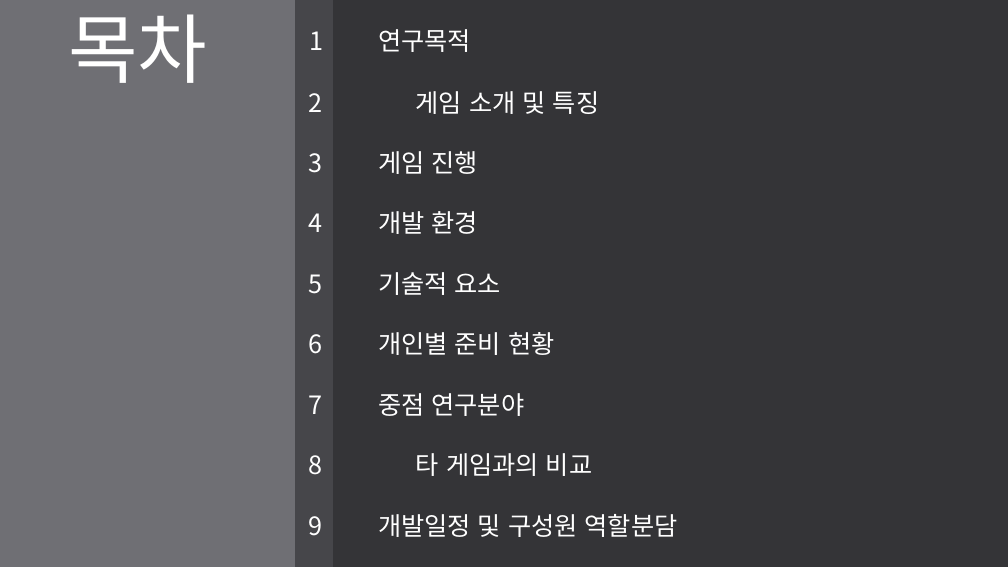
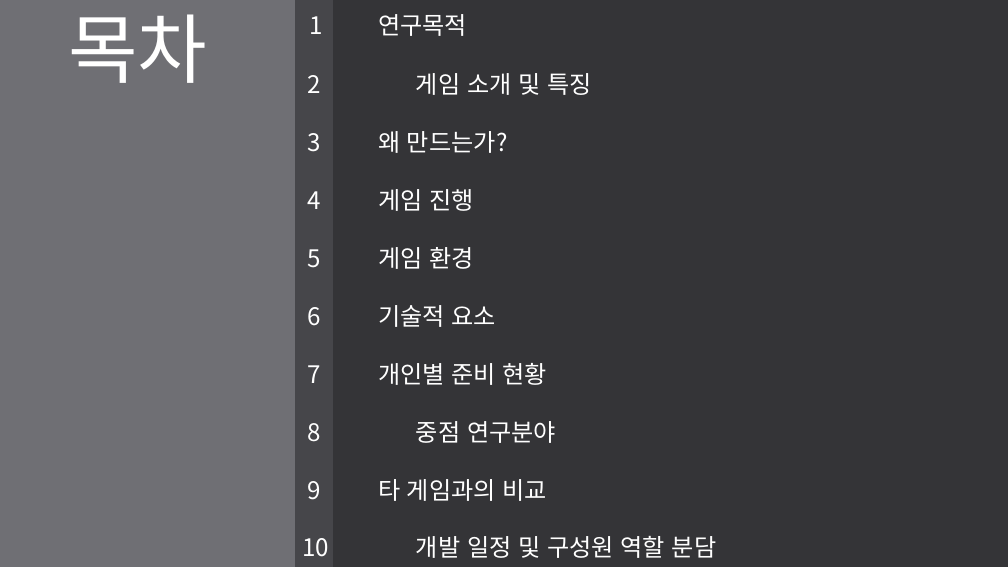
Before and after one commit to LEGO0937/Our_Project, a slide deck: slide 2 of 기획단계/졸작 제안서_α.pptx. Drawn at 1008x567 pixels with LibreOffice and Linux fonts; fonts in the diff are those of the drawing. Boxes give left, top, right and bottom in pixels: in the first picture for what was removed or moved away, otherwise in the second. Text is boxed around its words. In the diff, an @@ line names an element or a change of style, - is before the commit and + after.

```diff
--- a/기획단계/졸작 제안서_α.pptx
+++ b/기획단계/졸작 제안서_α.pptx
@@ text "1 연구목적": place and size @@
-text "1 연구목적" at box(308, 29, 678, 537)
+text "1 연구목적" at box(302, 14, 716, 558)
@@ text at box(309, 14, 591, 95): size 24 to 23 pt in "1 연구목적", "2 게임 소개 및 특징" @@
@@ text at box(302, 131, 716, 558): text changed; size 24 to 23 pt @@
-3 게임 진행
-4 개발 환경
-5 기술적 요소
-6 개인별 준비 현황
-7 중점 연구분야
-8 타 게임과의 비교
-9 개발일정 및 구성원 역할분담
+3 왜 만드는가?
+4 게임 진행
+5 게임 환경
+6 기술적 요소
+7 개인별 준비 현황
+8 중점 연구분야
+9 타 게임과의 비교
+10 개발 일정 및 구성원 역할 분담
```
Also in this commit, not shown: 1 other slide changed, 1 slide added.
